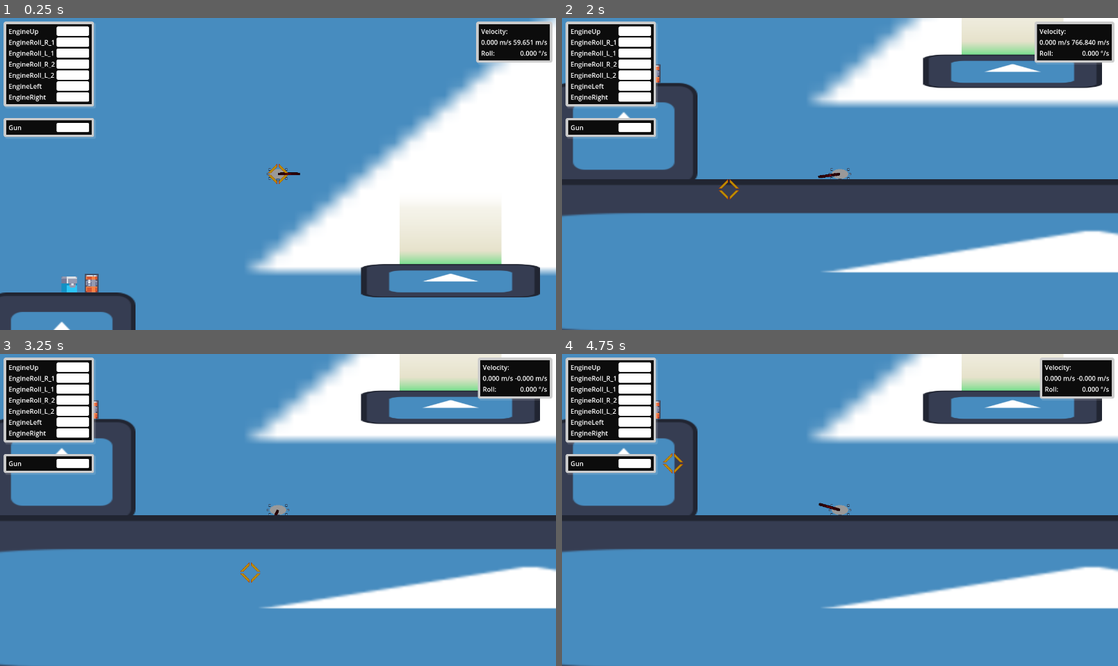
Above: before the commit, frames 1-4 (two rows, left to right).
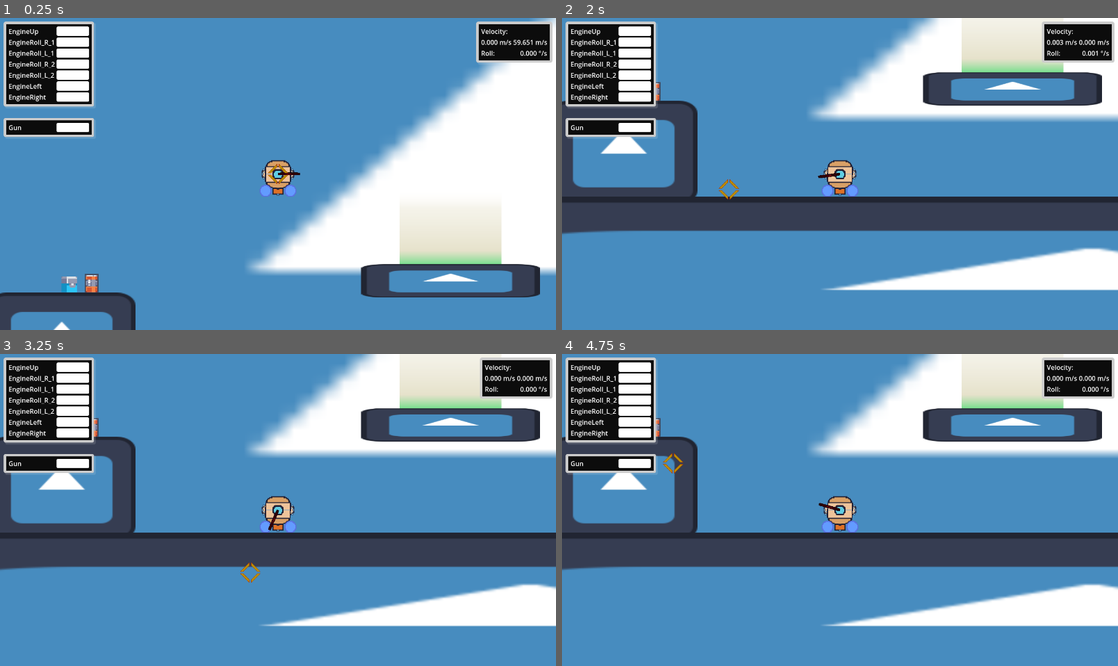
Above: after the commit, the same moments.

Repository: AndreaTerenz/MoonLander
Game: Godot game, scene res://Scenes/Sandbox.tscn
Two runs of this game, one before a commit and one after it. Both use one fixed random seed, a clock stepped at 60 frames per second and the inputs below. The engine's default icon, where the game draws it, is replaced by a stand-in: a white triangle on a blue panel in a dark square.
Inputs (mouse positions are in pixels of both pictures, inside the frame that each line leads up to):
- Up to frame 1 (0.25 s): no input
- Up to frame 2 (2 s): move the mouse to (962, 158) at 0.52 s; tap H (dock) at 0.6 s; move the mouse to (728, 189) at 1.27 s; click (728, 189) at 1.35 s
- Up to frame 3 (3.25 s): move the mouse to (333, 441) at 2.02 s; tap H (dock) at 2.1 s; tap Enter at 2.75 s; move the mouse to (250, 572) at 2.77 s; click (250, 572) at 2.85 s
- Up to frame 4 (4.75 s): move the mouse to (1006, 556) at 3.52 s; tap H (dock) at 3.6 s; tap Space at 4.25 s; move the mouse to (673, 463) at 4.27 s; click (673, 463) at 4.35 s

The runs differ from the first frame. In frame 1, 0.5% of the frame differs, in the area x 46-54%, y 45-58%; in frame 2, 31%, in the area x 0-100%, y 0-100%; in frame 3, 31%; in frame 4, 31%.

Commit message:
poop

Diff:
--- a/Scenes/Lander.tscn
+++ b/Scenes/Lander.tscn
@@ -1,32 +1,41 @@
-[gd_scene load_steps=8 format=3 uid="uid://qp1usuvfujom"]
+[gd_scene load_steps=9 format=3 uid="uid://qp1usuvfujom"]
 
 [ext_resource type="Script" path="res://Scripts/Lander.gd" id="1_pxt74"]
+[ext_resource type="Texture2D" uid="uid://ddk4cbv2b2jot" path="res://Assets/Sprites/lander.png" id="2_6pvtt"]
 [ext_resource type="PackedScene" uid="uid://dudvkm16je5nc" path="res://Scenes/crosshair.tscn" id="2_h5om2"]
 [ext_resource type="PackedScene" path="res://Scenes/Engine.tscn" id="3_acvr4"]
 [ext_resource type="PackedScene" uid="uid://h4ih8l256h44" path="res://Scenes/Gun.tscn" id="4_uwbsx"]
 [ext_resource type="PackedScene" uid="uid://cesqqwhxmq6a6" path="res://Scenes/UI.tscn" id="5_k18oc"]
 
-[sub_resource type="CapsuleShape2D" id="CapsuleShape2D_v8fb4"]
-radius = 19.0
-height = 68.0
+[sub_resource type="CircleShape2D" id="CircleShape2D_5geok"]
+radius = 52.345
 
-[sub_resource type="SphereMesh" id="SphereMesh_yswy8"]
+[sub_resource type="CapsuleShape2D" id="CapsuleShape2D_5psxv"]
+radius = 21.0
+height = 130.0
 
 [node name="Lander" type="RigidBody2D"]
 collision_layer = 3
 mass = 1.2
+center_of_mass_mode = 1
 angular_damp = 1.0
 script = ExtResource("1_pxt74")
 
+[node name="MainSprite" type="Sprite2D" parent="."]
+texture_filter = 1
+position = Vector2(0, 16)
+texture = ExtResource("2_6pvtt")
+
 [node name="CollisionShape2D" type="CollisionShape2D" parent="."]
-rotation = 1.5708
-shape = SubResource("CapsuleShape2D_v8fb4")
+rotation = 3.14159
+shape = SubResource("CircleShape2D_5geok")
 debug_color = Color(0.486275, 0.701961, 0, 0.419608)
 
-[node name="MeshInstance2D" type="MeshInstance2D" parent="."]
-modulate = Color(0.6, 0.6, 0.6, 1)
-scale = Vector2(58.0658, 34)
-mesh = SubResource("SphereMesh_yswy8")
+[node name="CollisionShape2D2" type="CollisionShape2D" parent="."]
+position = Vector2(0, 60)
+rotation = 1.57079
+shape = SubResource("CapsuleShape2D_5psxv")
+debug_color = Color(0.486275, 0.701961, 0, 0.419608)
 
 [node name="Camera2D" type="Camera2D" parent="."]
 zoom = Vector2(0.7, 0.7)
@@ -35,43 +44,43 @@
 unique_name_in_owner = true
 
 [node name="EngineUp" parent="." instance=ExtResource("3_acvr4")]
-position = Vector2(0, 20)
+position = Vector2(0, 72)
 action = "thrust_up"
 max_thrust = 800.0
 max_tank_consumption = 8.0
 
 [node name="EngineRoll_R_1" parent="." instance=ExtResource("3_acvr4")]
-position = Vector2(-29, -16)
+position = Vector2(-50, -15)
 action = "roll_right"
 thrust_vec_override = Vector2(0, 1)
 max_thrust = 80.0
 
 [node name="EngineRoll_L_1" parent="." instance=ExtResource("3_acvr4")]
-position = Vector2(29, -16)
+position = Vector2(50, -15)
 action = "roll_left"
 thrust_vec_override = Vector2(0, 1)
 max_thrust = 80.0
 
 [node name="EngineRoll_R_2" parent="." instance=ExtResource("3_acvr4")]
-position = Vector2(29, 16)
+position = Vector2(50, 15)
 action = "roll_right"
 thrust_vec_override = Vector2(0, -1)
 max_thrust = 80.0
 
 [node name="EngineRoll_L_2" parent="." instance=ExtResource("3_acvr4")]
-position = Vector2(-29, 16)
+position = Vector2(-50, 15)
 action = "roll_left"
 thrust_vec_override = Vector2(0, -1)
 max_thrust = 80.0
 
 [node name="EngineLeft" parent="." instance=ExtResource("3_acvr4")]
-position = Vector2(-35, 0)
+position = Vector2(-55, 0)
 action = "thrust_right"
 max_thrust = 400.0
 acceleration = 0.4
 
 [node name="EngineRight" parent="." instance=ExtResource("3_acvr4")]
-position = Vector2(35, 1)
+position = Vector2(55, 0)
 action = "thrust_left"
 max_thrust = 400.0
 acceleration = 0.4
@@ -83,3 +92,4 @@
 [node name="CanvasLayer" type="CanvasLayer" parent="."]
 
 [node name="UI" parent="CanvasLayer" instance=ExtResource("5_k18oc")]
+visible = false
--- a/Scenes/UI.tscn
+++ b/Scenes/UI.tscn
@@ -18,6 +18,15 @@
 [sub_resource type="Theme" id="Theme_s4klc"]
 ProgressBar/styles/background = SubResource("StyleBoxFlat_wxu3h")
 ProgressBar/styles/fill = SubResource("StyleBoxFlat_8b4rt")
+
+[sub_resource type="GDScript" id="GDScript_apx67"]
+script/source = "extends Control
+
+
+# Called when the node enters the scene tree for the first time.
+func _ready():
+	visible = true
+"
 
 [sub_resource type="StyleBoxFlat" id="StyleBoxFlat_p4gym"]
 bg_color = Color(0.0470588, 0.0470588, 0.0470588, 1)
@@ -173,6 +182,7 @@
 grow_horizontal = 2
 grow_vertical = 2
 theme = SubResource("Theme_s4klc")
+script = SubResource("GDScript_apx67")
 
 [node name="MarginContainer" type="MarginContainer" parent="."]
 layout_mode = 1
Binary file changed: Assets/Sprites/lander.png
Not shown, changed: Assets/Sprites/lander.png.import
Not shown: 1 places in Scenes/UI.tscn that only renumber resources
